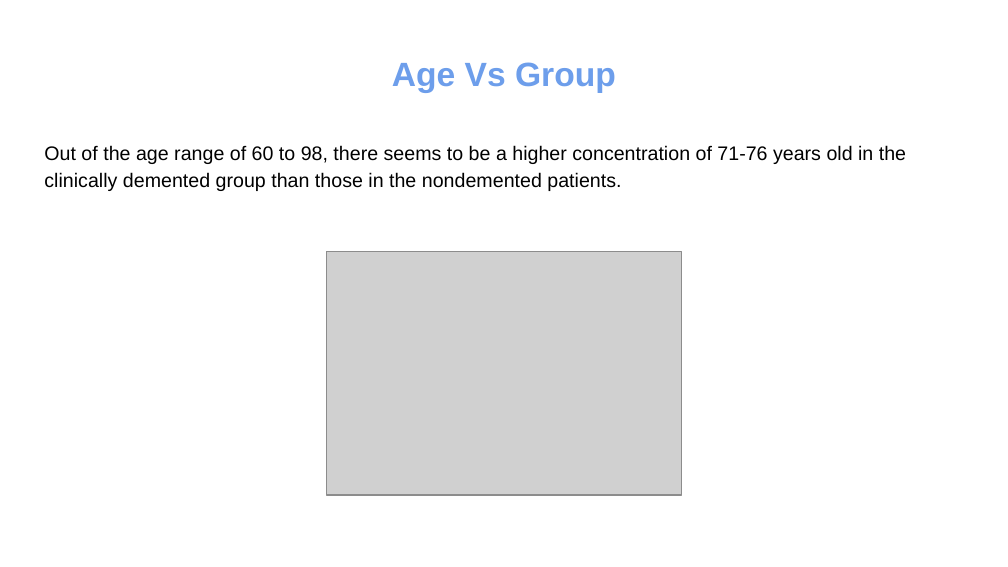
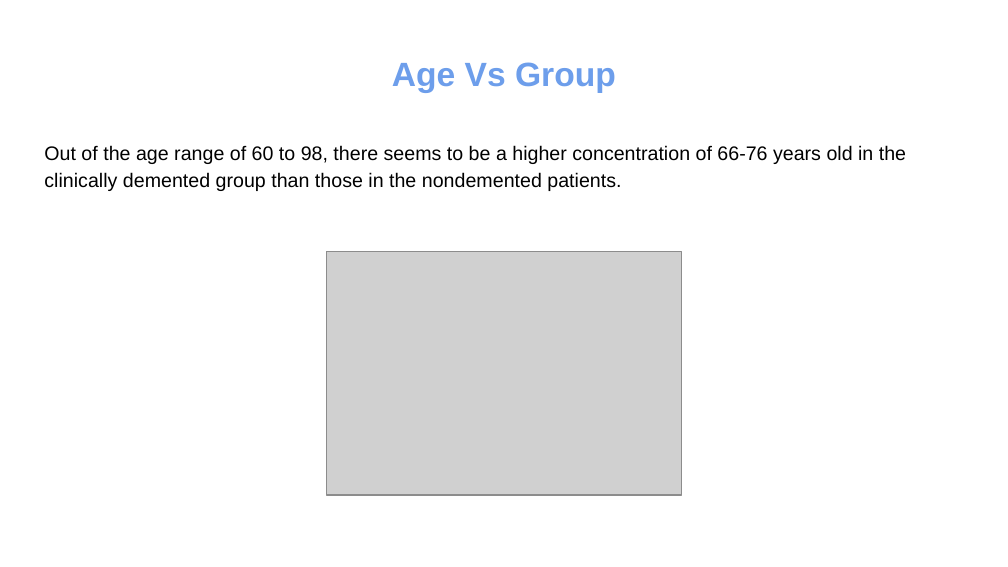
Before and after one commit to madhavi-r/Mashya_repo, a slide deck: slide 14 of team7_MRI.pptx. Drawn at 1008x567 pixels with LibreOffice and Linux fonts; fonts in the diff are those of the drawing; grey boxes stand for pictures. Boxes give left, top, right and bottom in pixels: in the first picture for what was removed or moved away, otherwise in the second. Text is boxed around its words. In the diff, an @@ line names an element or a change of style, - is before the commit and + after.

Commit message:
Minor changes to final presentation.

```diff
--- a/team7_MRI.pptx
+++ b/team7_MRI.pptx
@@ text at (x1=44, y1=145, x2=906, y2=191): text changed @@
-Out of the age range of 60 to 98, there seems to be a higher concentration of 71-76 years old in the clinically demented group than those in the nondemented patients.
+Out of the age range of 60 to 98, there seems to be a higher concentration of 66-76 years old in the clinically demented group than those in the nondemented patients.
```
